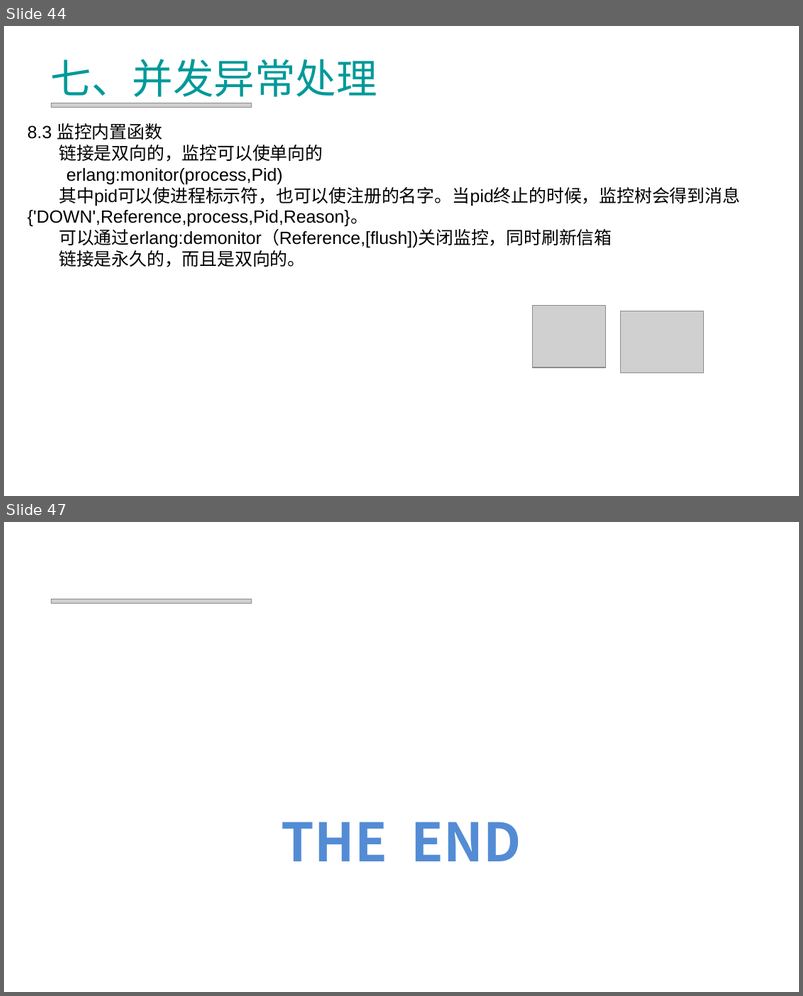
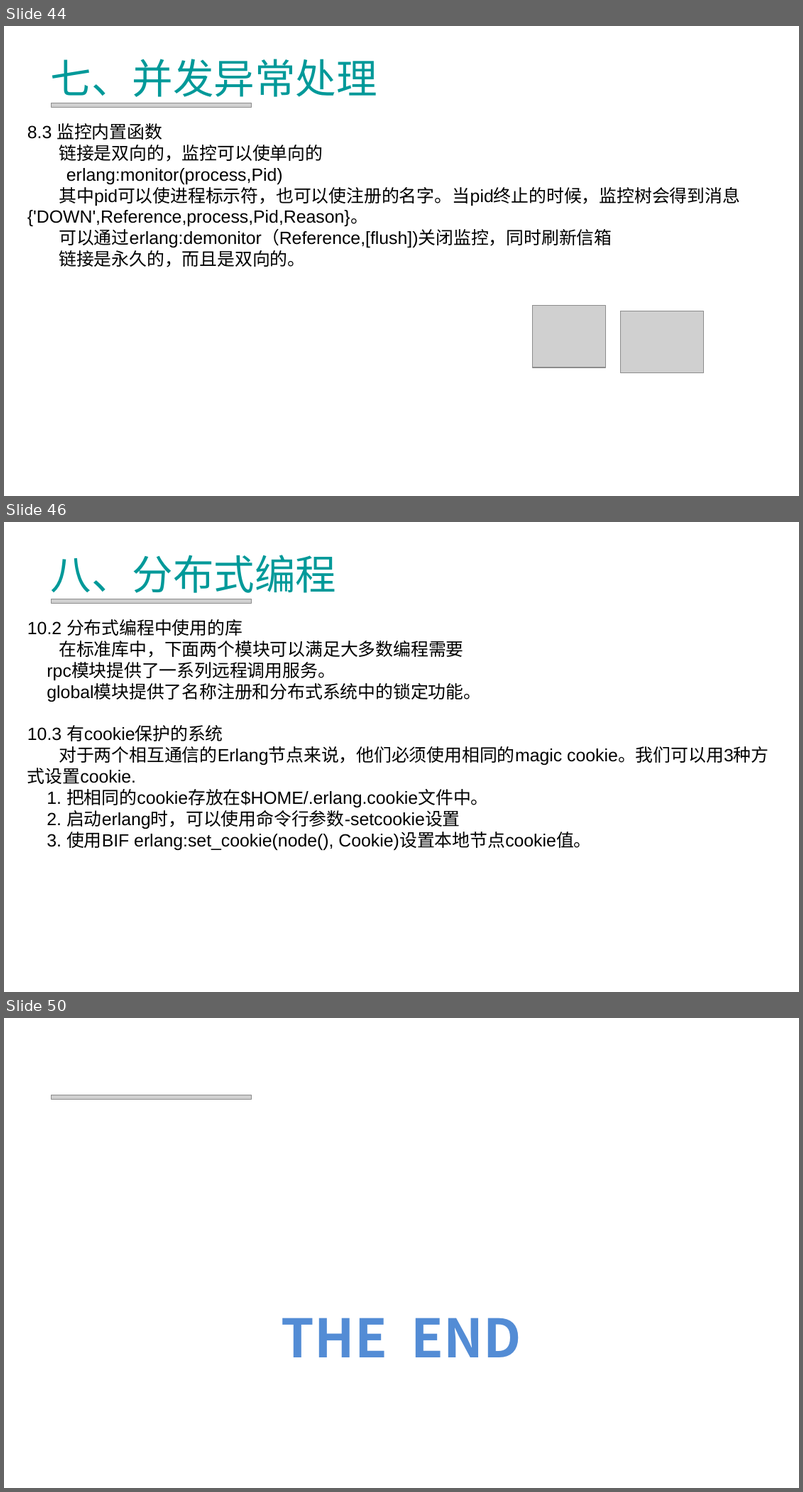
Before and after one commit to RockeyHoo/erlang, a slide deck: common/src/Erlang.ppt. Shown one above the other, each under a label of ours: slides 44 and 47 before the commit, slides 44, 46 and 50 after it; the slides between them are not shown. The pictures are 803x996 and 803x1492 pixels, drawn with LibreOffice and Linux fonts; fonts in the diff are those of the drawing; grey boxes stand for pictures; background and template pictures are left out. Boxes give left, top, right and bottom in pixels: in the first picture for what was removed or moved away, otherwise in the second. Text is boxed around its words. In the diff, an @@ line names an element or a change of style, - is before the commit and + after.

```diff
--- a/common/src/Erlang.ppt
+++ b/common/src/Erlang.ppt
@@ slide 46 added at (4,522,799,992), background picture (left out) @@
@@ title added at (51,555,336,600), 37 pt, text #009999 @@
+八、分布式编程
@@ picture added at (51,599,251,603) @@
@@ text added at (27,619,769,850), 16 pt, text #000000 @@
+10.2 分布式编程中使用的库
+在标准库中，下面两个模块可以满足大多数编程需要
+rpc模块提供了一系列远程调用服务。
+global模块提供了名称注册和分布式系统中的锁定功能。
+10.3 有cookie保护的系统
+对于两个相互通信的Erlang节点来说，他们必须使用相同的magic cookie。我们可以用3种方式设置cookie.
+1. 把相同的cookie存放在$HOME/.erlang.cookie文件中。
+2. 启动erlang时，可以使用命令行参数-setcookie设置
+3. 使用BIF erlang:set_cookie(node(), Cookie)设置本地节点cookie值。
@@ what was slide 47 is now slide 50 @@
```
Also in this commit, not shown: 1 slide changed, 3 other slides added, 1 slide removed.
